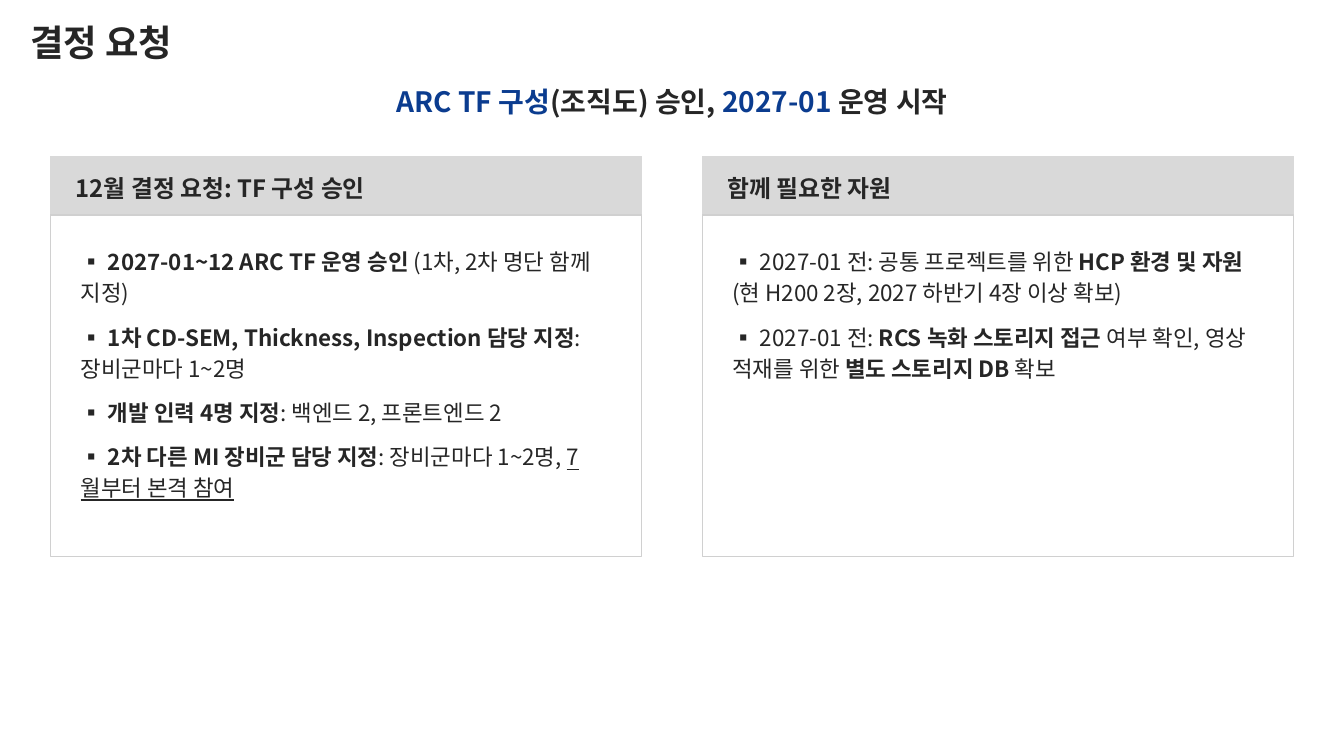
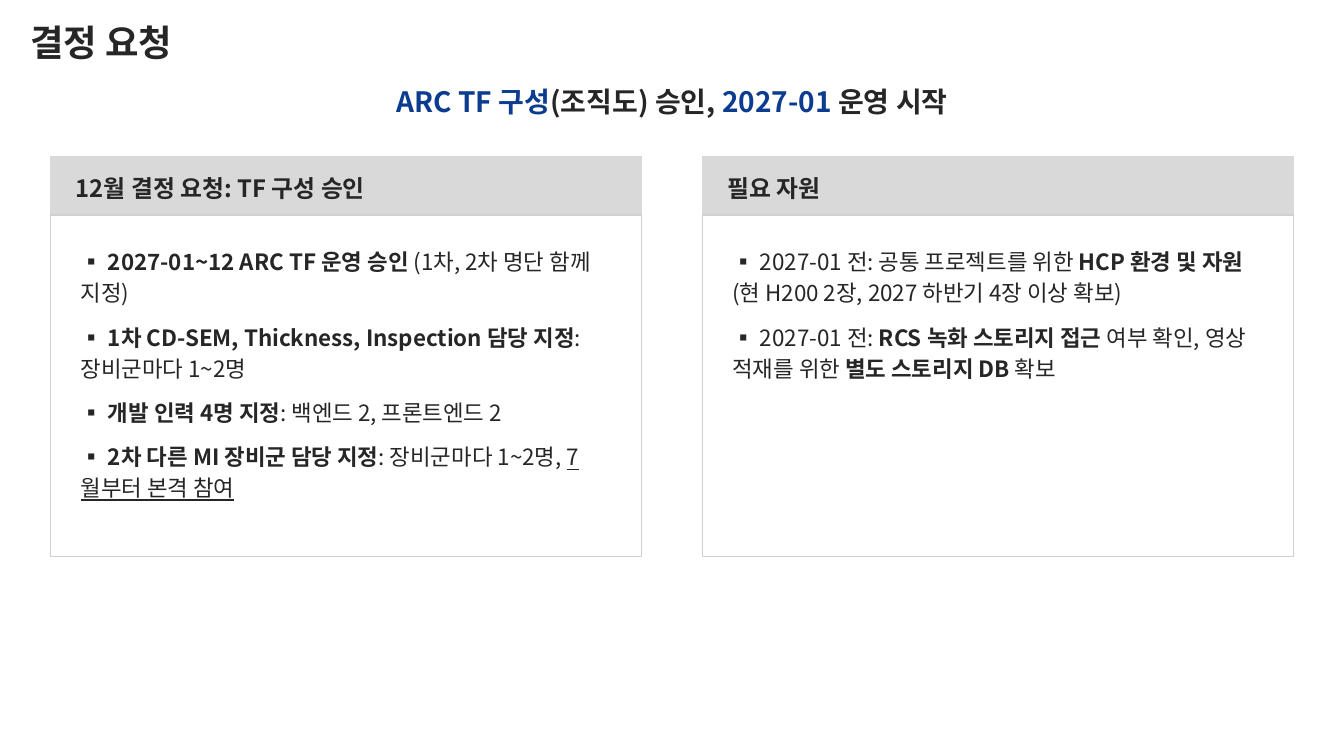
Before and after one commit to DarrenKoi/pm_notes, a slide deck: slide 10 of my-task/arc-tf/deliverables/arc-tf-proposal.pptx. Drawn at 1344x756 pixels with LibreOffice and Linux fonts; fonts in the diff are those of the drawing. Boxes give left, top, right and bottom in pixels: in the first picture for what was removed or moved away, otherwise in the second. Text is boxed around its words. In the diff, an @@ line names an element or a change of style, - is before the commit and + after.

```diff
--- a/my-task/arc-tf/deliverables/arc-tf-proposal.pptx
+++ b/my-task/arc-tf/deliverables/arc-tf-proposal.pptx
@@ text at box(727, 177, 821, 199): text changed @@
-함께 필요한 자원
+필요 자원
```
Also in this commit, not shown: 4 other slides changed, 9 other files.
